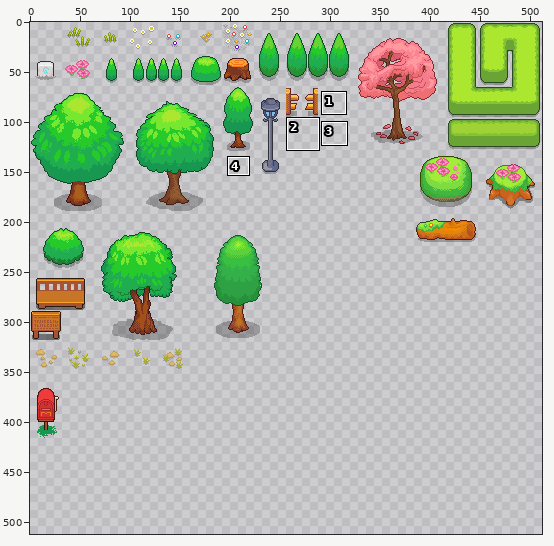
Two states of a sprite sheet, img/tilesets/Growing_OutsideB_Spring.png. Above: a wide view before the commit, with the close-up outlined.
Close-up. Before the commit:
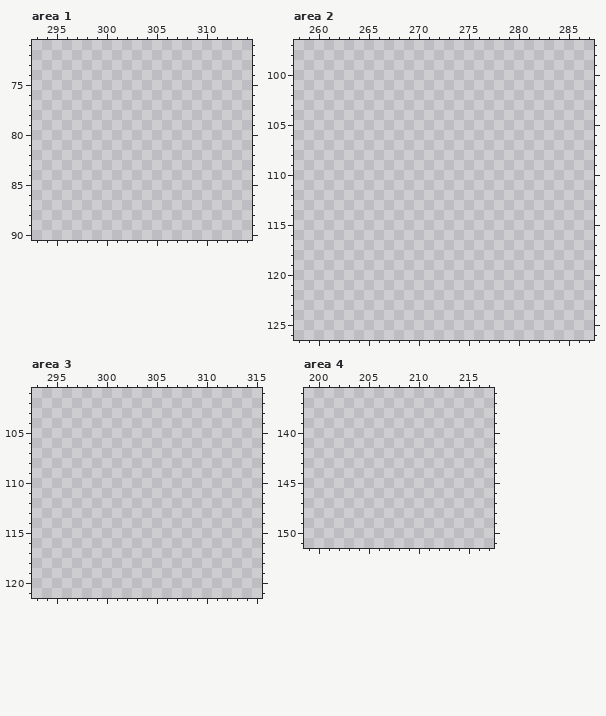
The file is 512x512 pixels. Colours within 5 levels of each other are drawn and written as one. Shown: area 1: x 293..314, y 71..90; area 2: x 258..287, y 97..126; area 3: x 293..315, y 101..121; area 4: x 199..217, y 136..151. The commit also changed other parts of the picture, which this record leaves out.
The result:
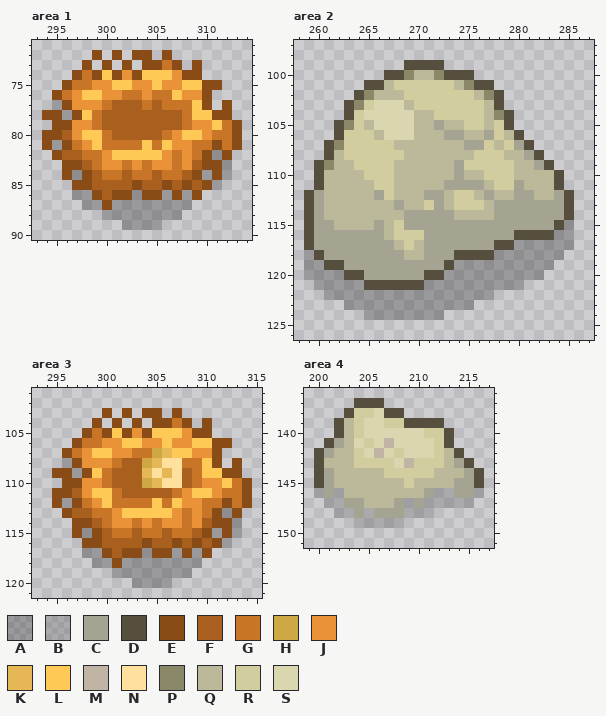
Palette (. is transparent): A #00000040  B #2f2f2f38  C #a5a492  D #574f3e  E #8a4c16  F #a9601e  G #c97528  H #cfa846  J #e99237  K #e5b855  L #fec954  M #c0b4a4  N #ffe09c  P #8a8868  Q #bbb999  R #d1cd9e  S #dad7b0
Change:
Changed rows in their new state; - is an unchanged pixel.
Area 1:
first column x 294:
72 -----E-E-EE-E-------
73 ----E-E-E-EEGE-E----
74 ---EGELEJELLLJEE----
75 --EGGJJLLJJLJJLLEE--
76 -EGJLLJJGGJGGLJJE---
77 -AEJJJGFFFGFGGGLE-E-
78 EEAELGFFFFFFFFGLLEE-
79 -EEJJGFFFFFFFFGJJLGE
80 EEFJLLGFFFFFGJLLJGGE
81 EAEGJLGGGGLGLJJGGEGE
82 -EFFGGJLLLLLJGJGEAE-
83 --EEFGJJGJGJJGJFEEA-
84 --EAEFGGFGGFGGFEAEA-
85 ---EEFFFFEFFEFEFEA--
86 ---AAEFEEAEEAEAE----
87 ----AAEAAAAAAAA-----
88 ------AAAAAAAA------
89 --------AAAA--------
Area 2:
first column x 259:
 99 ----------DDDD-------------
100 --------DDPQQPDDD----------
101 ------DDQRRRRRRQPDD--------
102 -----DPQQQRRRRRRRQPD-------
103 ----DPRSSSQRRRRRRRQD-------
104 ----DRSSSSSQQRRRRRQPD------
105 ---DPRQSSSSQQCQQRRQRD------
106 ---DRRRQSSSQQQCCQQCRQD-----
107 --DPRRRRRQQQQQQQCCRQRCD----
108 --DQRRRRRRQQQQQQQRRRQQCD---
109 -DPQQRRRRQQQQQQCRRRRRQQCD--
110 -DQQQQRRRQQQQQQCQQRRRQQQQD-
111 -DQQQQQRRQQQQQCCCCQRRCQQQD-
112 DCQQQQQCRQQQCCQRRQCQQCCQQCD
113 DCQQQQQQQCQQRCQRRRQCCCCCCCD
114 DCQQQQQQQQCCCCCQQQQCCCCCCCD
115 DCCQQQQCQRCCCCCCCCCCCCCCCDA
116 DCCCCCCCQRRRCCCCCCCCCDDDDAA
117 DCCCCCCCCQRQCCCCCCCDDAAAAAA
118 ADCCCCCCCCQQCCCDDDDAAAAAAA-
119 AADDCCCCCCCCCCDAAAAAAAAAA--
120 AAAADDCCCCCCDDAAAAAAAAAA---
121 -AAAAADDDDDDAAAAAAAAAA-----
122 --AAAAAAAAAAAAAAAAA--------
123 ----AAAAAAAAAAAAA----------
124 ------AAAAAAAA-------------
Area 3:
first column x 295:
103 -----E-E-EE-E-------
104 ----E-E-E-EEGE-E----
105 ---EGELEJELLLJEE----
106 --EGGJJLLJJLJJLLEE--
107 -EGJLLJJGGHKLLJJE---
108 -AEJJJGFFHKNNGGLE-E-
109 EEAELGFFFKNKNFGLLEE-
110 -EEJJGFFFHKNNFGJJLGE
111 EEFJLLGFFFFFGJLLJGGE
112 EAEGJLGGGGLGLJJGGEGE
113 -EFFGGJLLLLLJGJGEAE-
114 --EEFGJJGJGJJGJFEEA-
115 --EAEFGGFGGFGGFEAEA-
116 ---EEFFFFEFFEFEFEA--
117 ---AAEFEEAEEAEAE----
118 ----AAEAAAAAAAA-----
119 ------AAAAAAAA------
120 --------AAAA--------
Area 4:
first column x 200:
137 ----DDD----------
138 ---DRRSDD--------
139 --DQRSSRRDDDD----
140 --DQRSSSSSSRRD---
141 -DCQSRSMSSSSRD---
142 DCQQRSMSRSSSRQD--
143 DQQQRRRRSMRRRQCD-
144 DCQQQQQRRRRRQQQCD
145 DCQQQQQQQRQQQQCCD
146 BCBQQQQQQQQCBBCCB
147 -BBCCQQQCBCBBBBB-
148 --BBCBCCCBBB-----
149 ----BBBBB--------
Where, in picture pixels (left, top, right, bottom), the same in both close-ups:
added: (42, 50, 242, 230)
added: (304, 60, 574, 320)
added: (52, 408, 252, 588)
added: (314, 398, 484, 528)
